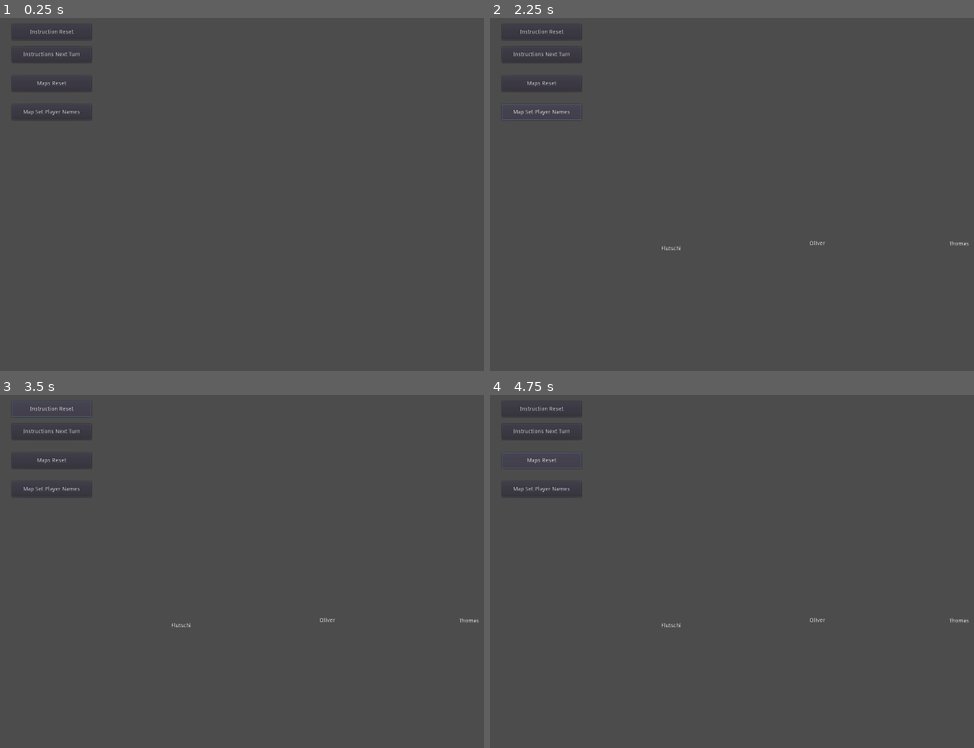
Above: before the commit, frames 1-4 (two rows, left to right).
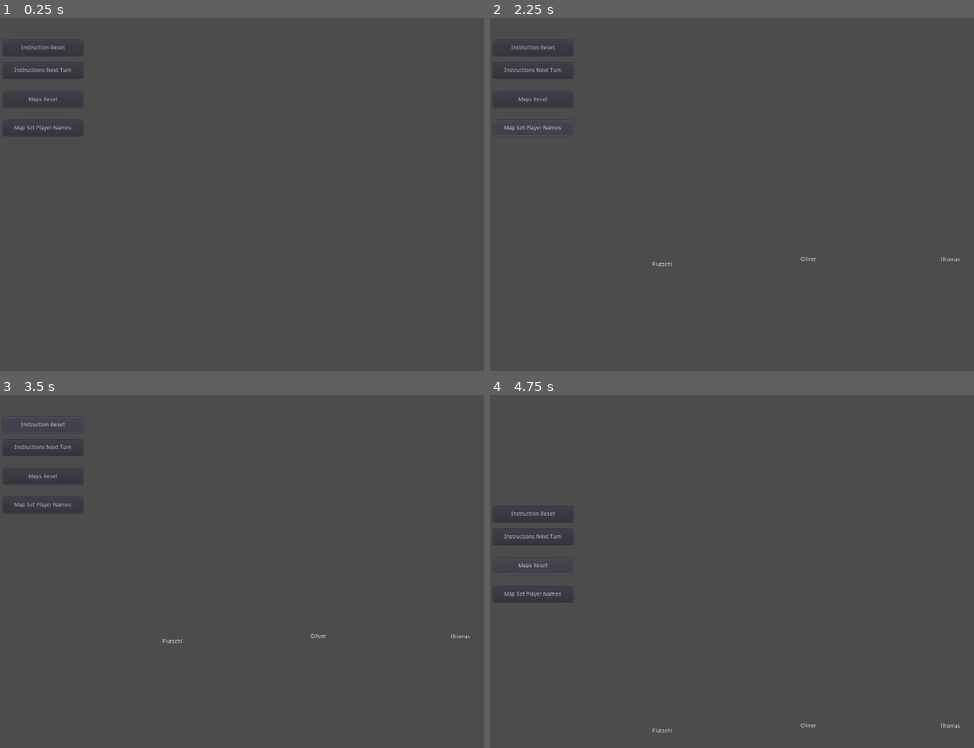
Above: after the commit, the same moments.

Repository: gilde-der-nacht/game-jam-2022
Game: Godot game, scene res://Board.tscn
The game is run twice, just before and just after one commit, with the same random seed, the same clock (stepped at 60 frames per second) and the same inputs.
Inputs:
- Up to frame 1 (0.25 s): no input
- Up to frame 2 (2.25 s): click "Instructions Next Turn" at 0.5 s; click "Instructions Next Turn" at 1.25 s; click "Map Set Player Names" at 2 s
- Up to frame 3 (3.5 s): click "Instruction Reset" at 2.75 s
- Up to frame 4 (4.75 s): click "Maps Reset" at 3.5 s; hold Up (ui_up) from 4.28 s (still down)

The runs differ from the first frame. In frame 1, 0.4% of the frame differs, in the area x 1-17%, y 3-33%; in frame 2, 0.7%; in frame 3, 0.6%; in frame 4, 0.8%, in the area x 0-99%, y 3-96%.

Commit message:
Board: add camera

Diff:
--- a/Cartographer/Board.gd
+++ b/Cartographer/Board.gd
@@ -2,6 +2,20 @@
 
 func _ready():
 	pass
+
+func _process(delta):
+	var move_adjust = delta * 500.0
+	var camera = $Camera2D
+	if Input.is_action_pressed("ui_left"):
+		camera.position.x -= move_adjust
+	if Input.is_action_pressed("ui_right"):
+		camera.position.x += move_adjust
+	if Input.is_action_pressed("ui_up"):
+		camera.position.y -= move_adjust
+	if Input.is_action_pressed("ui_down"):
+		camera.position.y += move_adjust
+	if Input.is_action_just_released("ui_cancel"):
+		get_tree().quit()
 
 func _on_ButtonInstructionReset_pressed():
 	pass
--- a/Cartographer/Board.tscn
+++ b/Cartographer/Board.tscn
@@ -57,6 +57,10 @@
 position = Vector2( 1153, 573 )
 script = ExtResource( 3 )
 
+[node name="Camera2D" type="Camera2D" parent="."]
+position = Vector2( 872, 410 )
+current = true
+
 [connection signal="pressed" from="ButtonInstructionReset" to="." method="_on_ButtonInstructionReset_pressed"]
 [connection signal="pressed" from="ButtonInstructionNextTurn" to="." method="_on_ButtonInstructionNextTurn_pressed"]
 [connection signal="pressed" from="ButtonMapReset" to="." method="_on_ButtonMapReset_pressed"]
